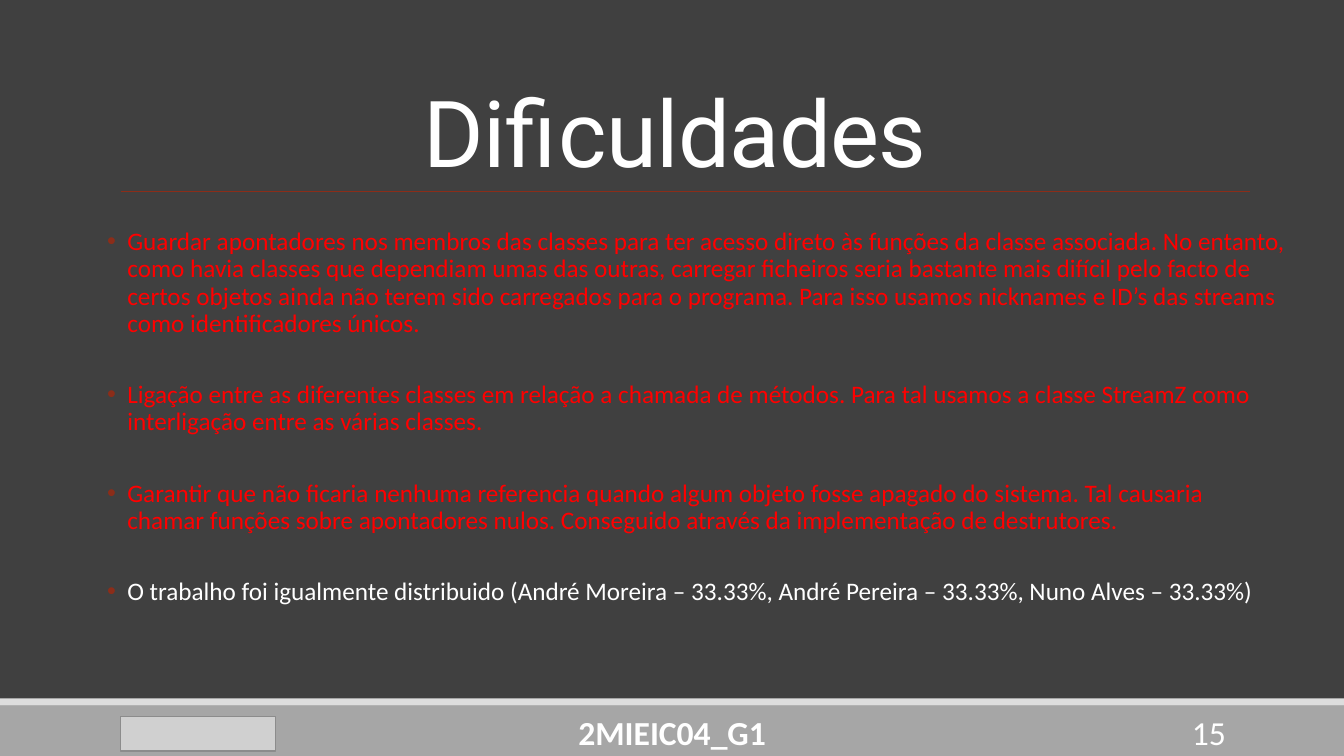
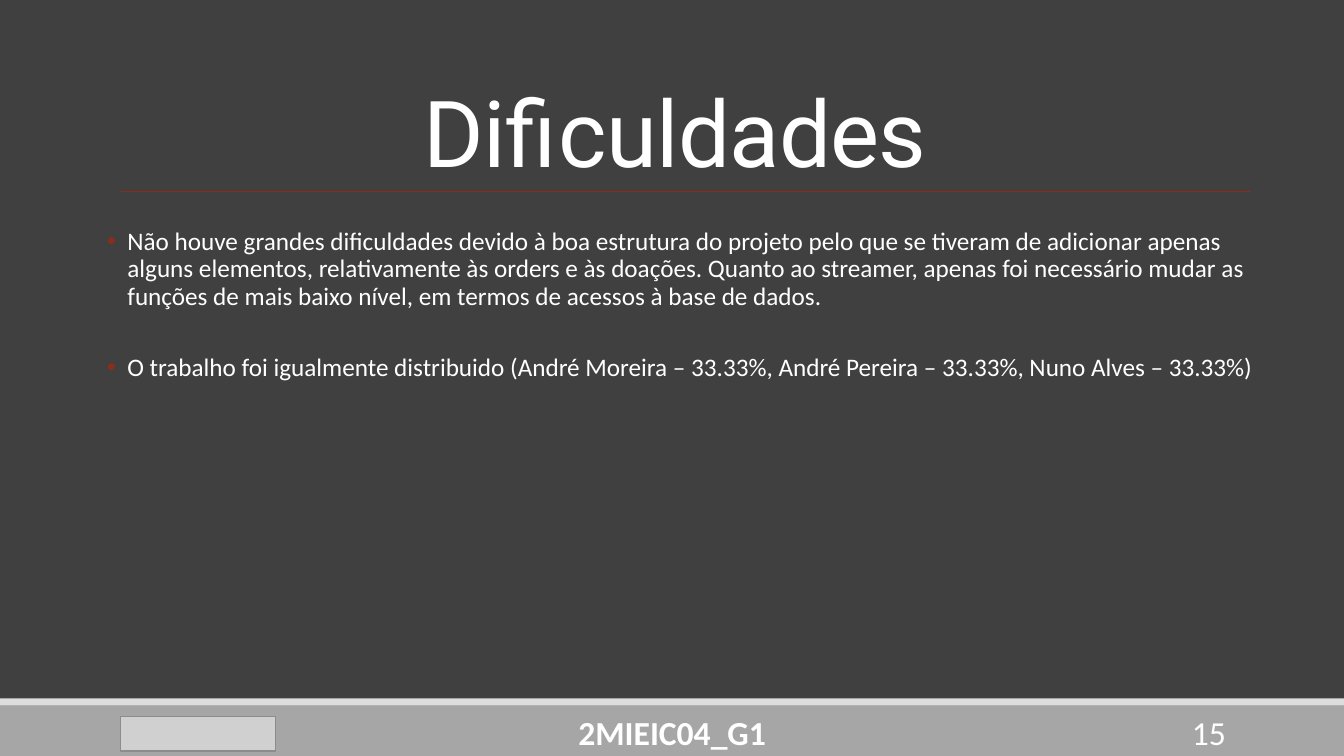
Before and after one commit to DoStini/FEUP-AEDA-proj, a slide deck: slide 15 of StreamZ__P2.pptx. Drawn at 1344x756 pixels with LibreOffice and Linux fonts; fonts in the diff are those of the drawing; grey boxes stand for pictures. Boxes give left, top, right and bottom in pixels: in the first picture for what was removed or moved away, otherwise in the second. Text is boxed around its words. In the diff, an @@ line names an element or a change of style, - is before the commit and + after.

Commit message:
Updated ppt

```diff
--- a/StreamZ__P2.pptx
+++ b/StreamZ__P2.pptx
@@ text at [127, 232, 1243, 309]: text changed; text colour #FF0000 to #FFFFFF @@
-  • Guardar apontadores nos membros das classes para ter acesso direto às funções da classe associada. No entanto, como havia classes que dependiam umas das outras, carregar ficheiros seria bastante mais difícil pelo facto de certos objetos ainda não terem sido carregados para o programa. Para isso usamos nicknames e ID’s das streams como identificadores únicos.
-  • Ligação entre as diferentes classes em relação a chamada de métodos. Para tal usamos a classe StreamZ como interligação entre as várias classes.
-  • Garantir que não ficaria nenhuma referencia quando algum objeto fosse apagado do sistema. Tal causaria chamar funções sobre apontadores nulos. Conseguido através da implementação de destrutores.
+  • Não houve grandes dificuldades devido à boa estrutura do projeto pelo que se tiveram de adicionar apenas alguns elementos, relativamente às orders e às doações. Quanto ao streamer, apenas foi necessário mudar as funções de mais baixo nível, em termos de acessos à base de dados.
```
Also in this commit, not shown: 4 other slides changed.
